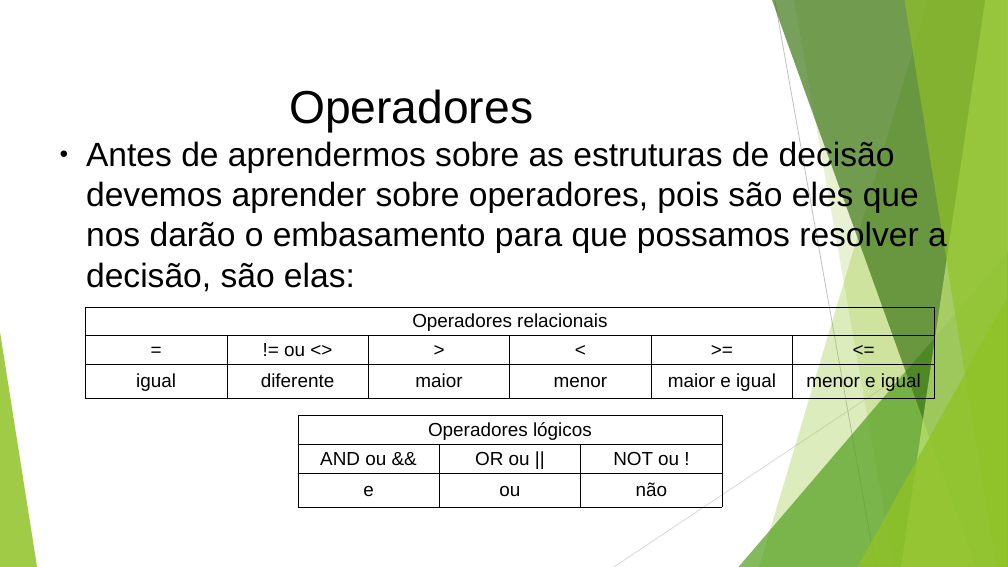
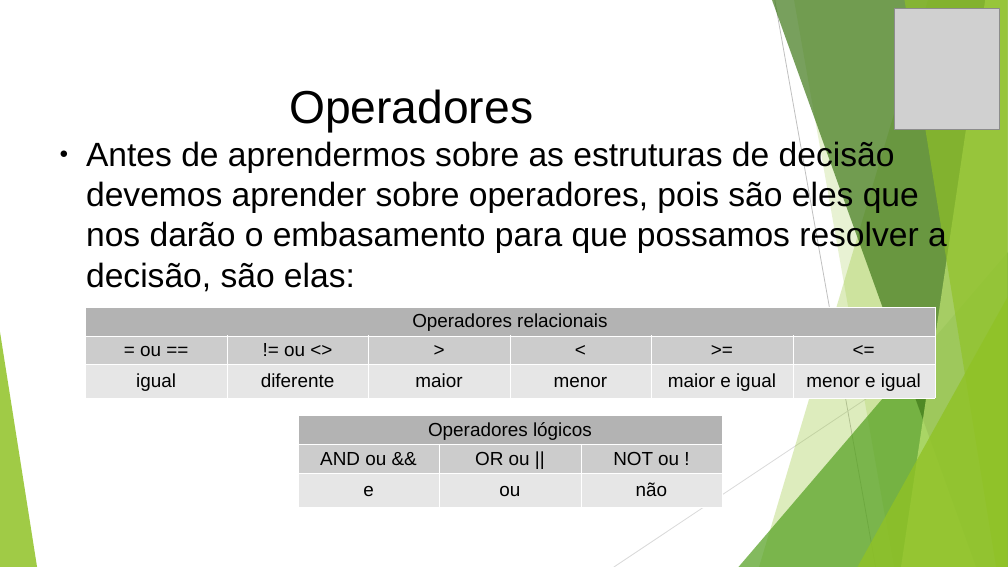
Before and after one commit to profdouglasifsp/LOG-estruturasDeDecisao, a slide deck: slide 7 of logicaDeProgramacaoEstruturasDeDecisao.odp. Drawn at 1008x567 pixels with LibreOffice and Linux fonts; fonts in the diff are those of the drawing; grey boxes stand for pictures. Boxes give left, top, right and bottom in pixels: in the first picture for what was removed or moved away, otherwise in the second. Text is boxed around its words. In the diff, an @@ line names an element or a change of style, - is before the commit and + after.

```diff
--- a/logicaDeProgramacaoEstruturasDeDecisao.odp
+++ b/logicaDeProgramacaoEstruturasDeDecisao.odp
@@ picture added at box(895, 8, 1000, 130) @@
@@ table at box(85, 307, 935, 399) @@
-row 2, column 1: =
+row 2, column 1: = ou ==
@@ fill none to #B3B3B3 in row 1, column 1 @@
@@ fill none to #CCCCCC in row 2 @@
@@ fill none to #E6E6E6 in row 3 @@
@@ borders changed @@
@@ table at box(298, 415, 722, 507) @@
@@ fill none to #B3B3B3 in row 1, column 1 @@
@@ fill none to #CCCCCC in row 2 @@
@@ fill none to #E6E6E6 in row 3 @@
@@ borders changed @@
```
Also in this commit, not shown: 23 other slides changed, 5 other files.
